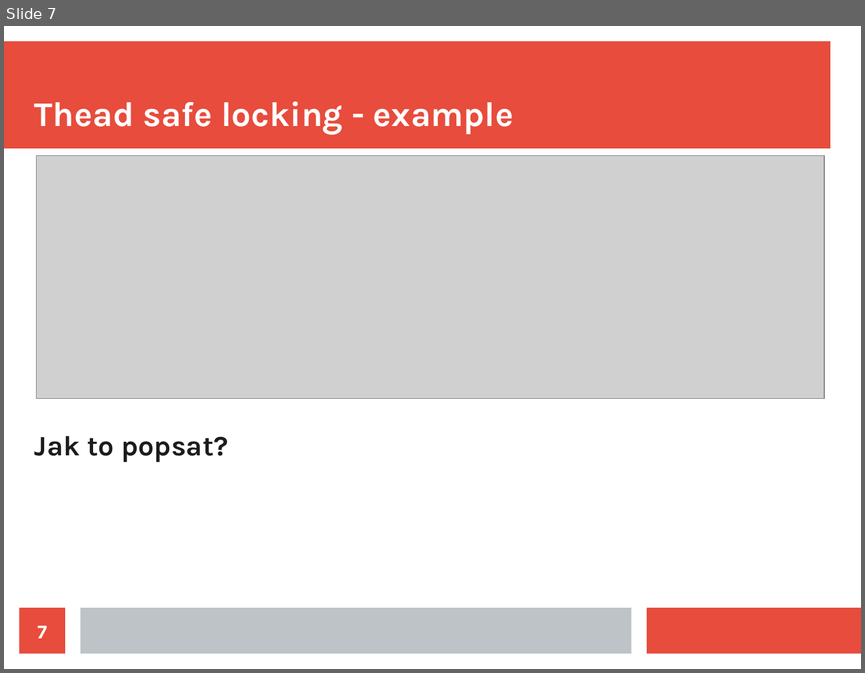
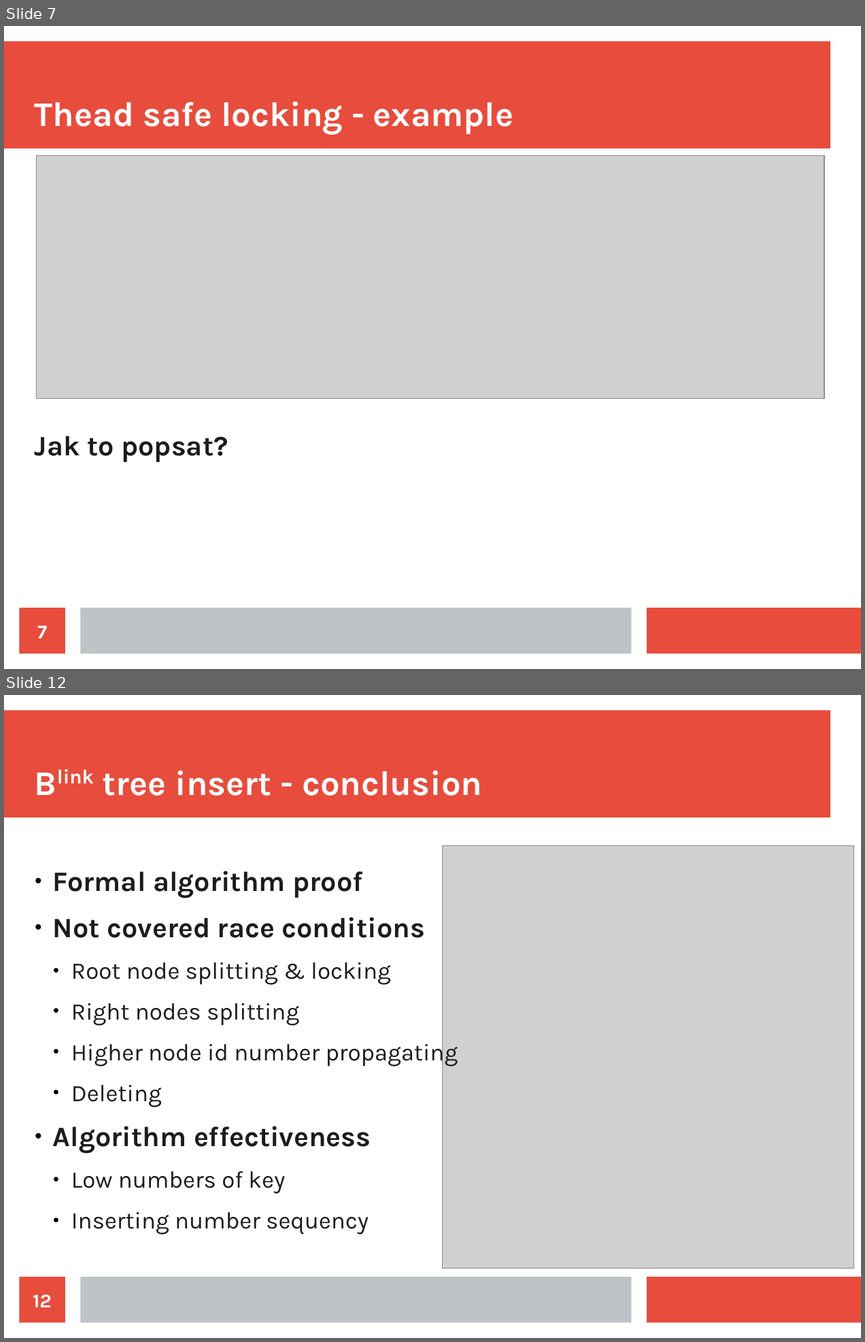
Before and after one commit to jajir/jbtree, a slide deck: jbtree/src/presentation/jbtree-0.1.odp. Shown one above the other, each under a label of ours: slide 7 before the commit, slides 7 and 12 after it; the slides between them are not shown. The pictures are 865x673 and 865x1342 pixels, drawn with LibreOffice and Linux fonts; fonts in the diff are those of the drawing; grey boxes stand for pictures. Boxes give left, top, right and bottom in pixels: in the first picture for what was removed or moved away, otherwise in the second. Text is boxed around its words. In the diff, an @@ line names an element or a change of style, - is before the commit and + after.

```diff
--- a/jbtree/src/presentation/jbtree-0.1.odp
+++ b/jbtree/src/presentation/jbtree-0.1.odp
@@ slide 12 added at (4,695,861,1338), background #FFFFFF; not listed: 3 template elements that a slide beside it also shows @@
@@ title added at (103,770,482,796), 32 pt, text #FFFFFF, bold @@
+Blink tree insert - conclusion
@@ picture added at (443,846,854,1269) @@
@@ text added at (53,870,458,1234), 22 pt, text #1C1C1C @@
+● Formal algorithm proof
+● Not covered race conditions
+  ● Root node splitting & locking
+  ● Right nodes splitting
+  ● Higher node id number propagating
+  ● Deleting
+● Algorithm effectiveness
+  ● Low numbers of key
+  ● Inserting number sequency
@@ page number added at (20,1276,65,1323), fill #E74C3C, 18 pt, text #FFFFFF, bold @@
+12
```
Also in this commit, not shown: 2 slides changed, 7 other slides added, 1 slide removed, 5 other files.
